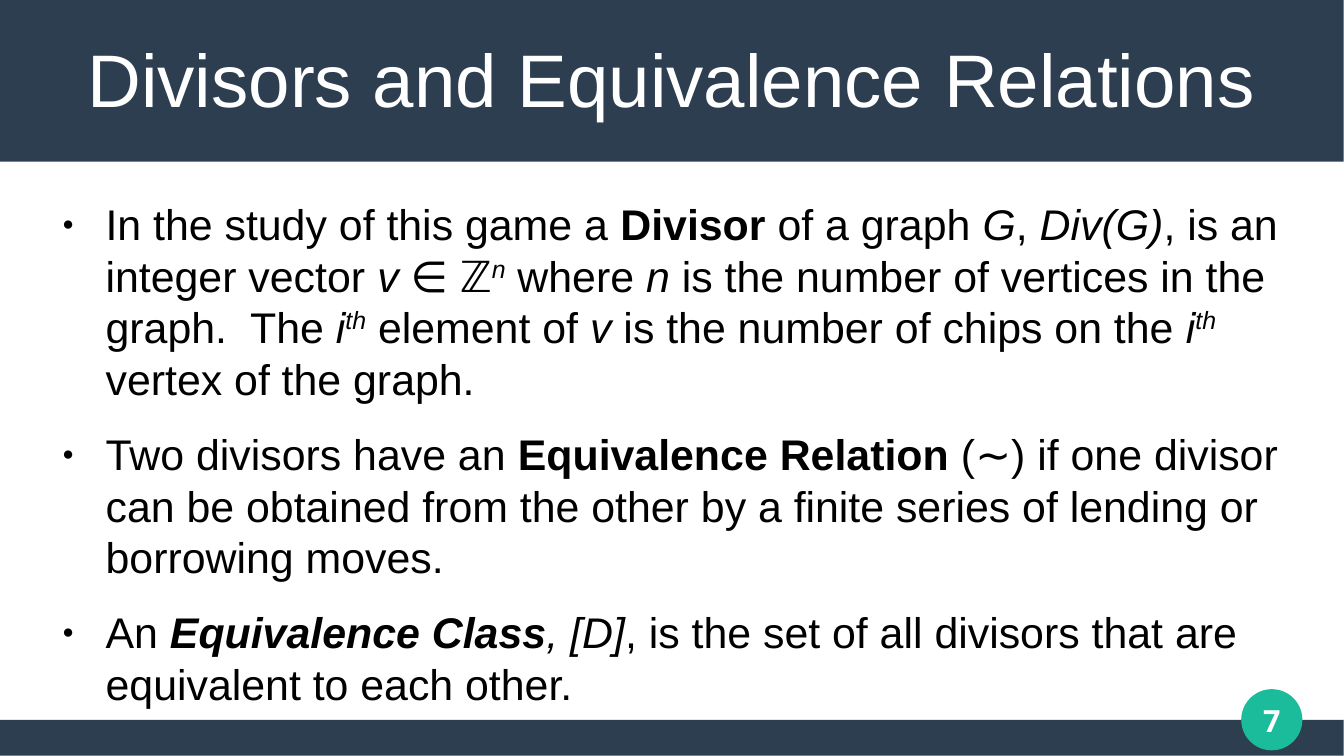
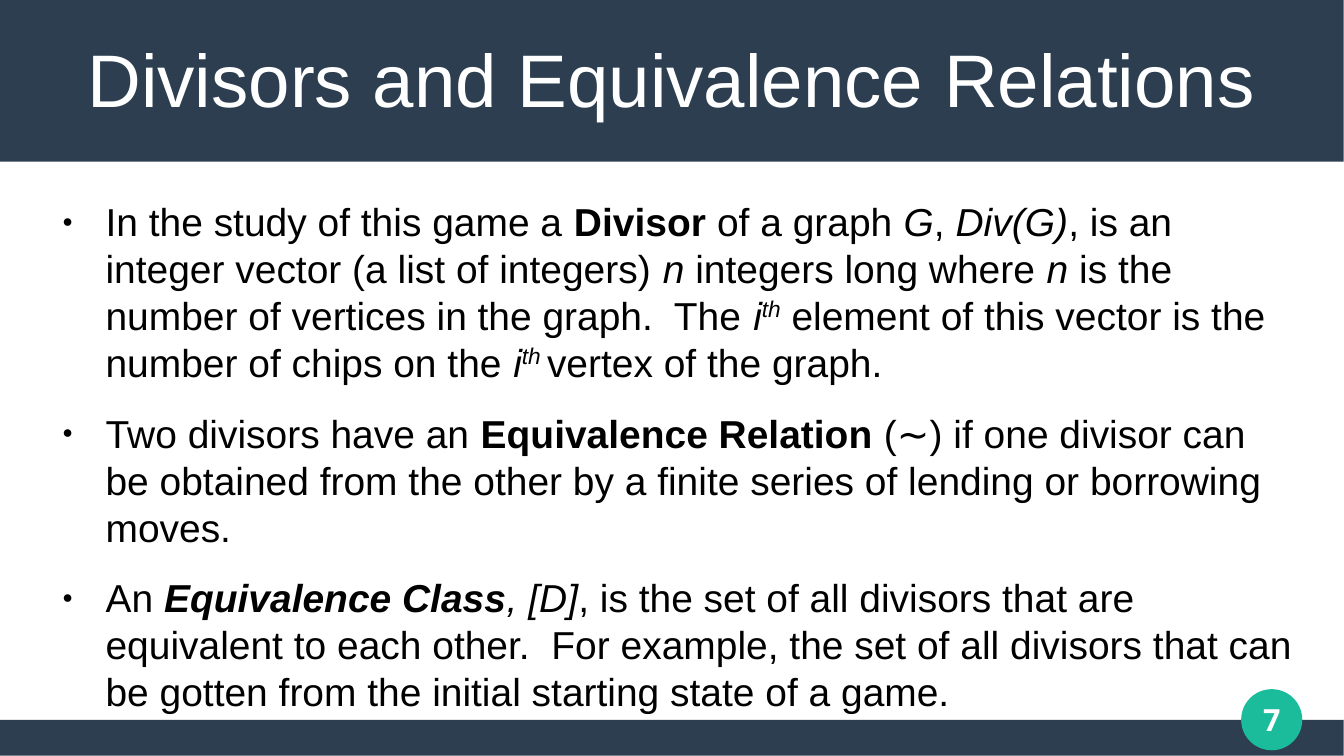
Before and after one commit to matthew-pisano/ChipFiring, a slide deck: slide 7 of Docs/SUREPresentation.pptx. Drawn at 1344x756 pixels with LibreOffice and Linux fonts; fonts in the diff are those of the drawing. Boxes give left, top, right and bottom in pixels: in the first picture for what was removed or moved away, otherwise in the second. Text is boxed around its words. In the diff, an @@ line names an element or a change of style, - is before the commit and + after.

```diff
--- a/Docs/SUREPresentation.pptx
+++ b/Docs/SUREPresentation.pptx
@@ text at [106, 207, 1265, 384]: text changed; size 25.3 to 23 pt @@
-● In the study of this game a Divisor of a graph G, Div(G), is an integer vector v ∈ ℤn where n is the number of vertices in the graph. The ith element of v is the number of chips on the ith vertex of the graph.
+● In the study of this game a Divisor of a graph G, Div(G), is an integer vector (a list of integers) n integers long where n is the number of vertices in the graph. The ith element of this vector is the number of chips on the ith vertex of the graph.
@@ text at [106, 419, 1261, 543]: size 25.3 to 23 pt in "Two divisors have an Equivalence Relation (∼) ..." @@
@@ text at [106, 583, 1292, 713]: text changed; size 25.3 to 23 pt @@
-● An Equivalence Class, [D], is the set of all divisors that are equivalent to each other.
+● An Equivalence Class, [D], is the set of all divisors that are equivalent to each other. For example, the set of all divisors that can be gotten from the initial starting state of a game.
```
Also in this commit, not shown: 6 other slides changed, 7 other files.
